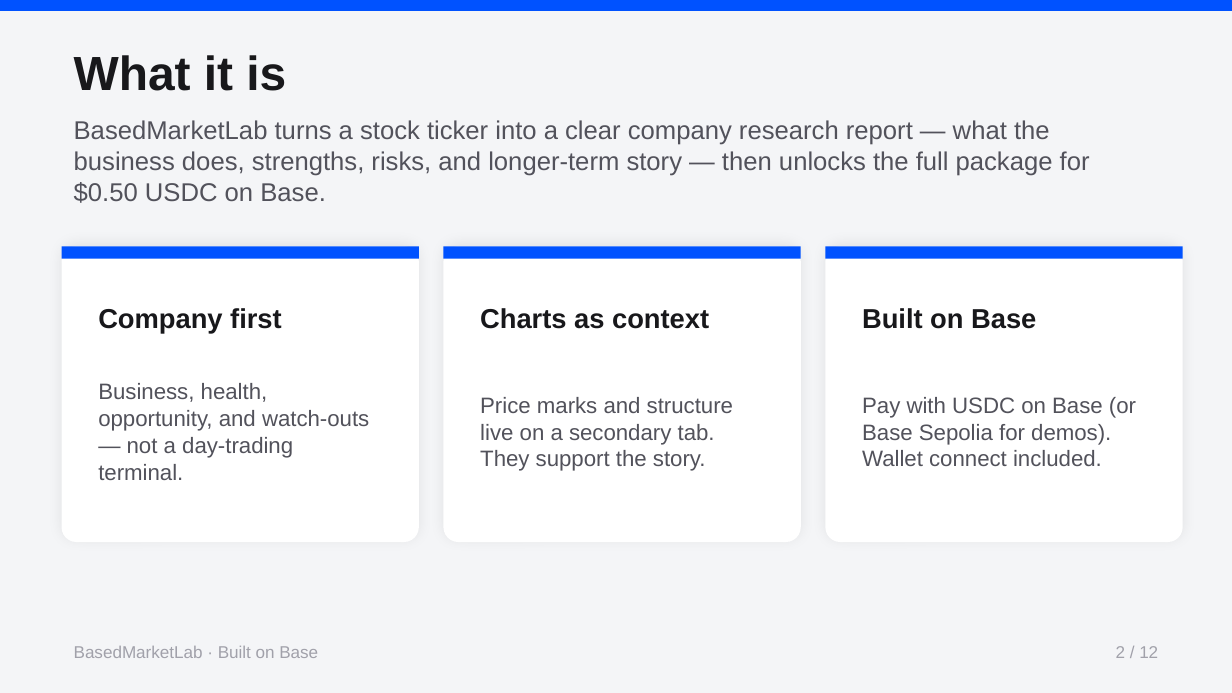
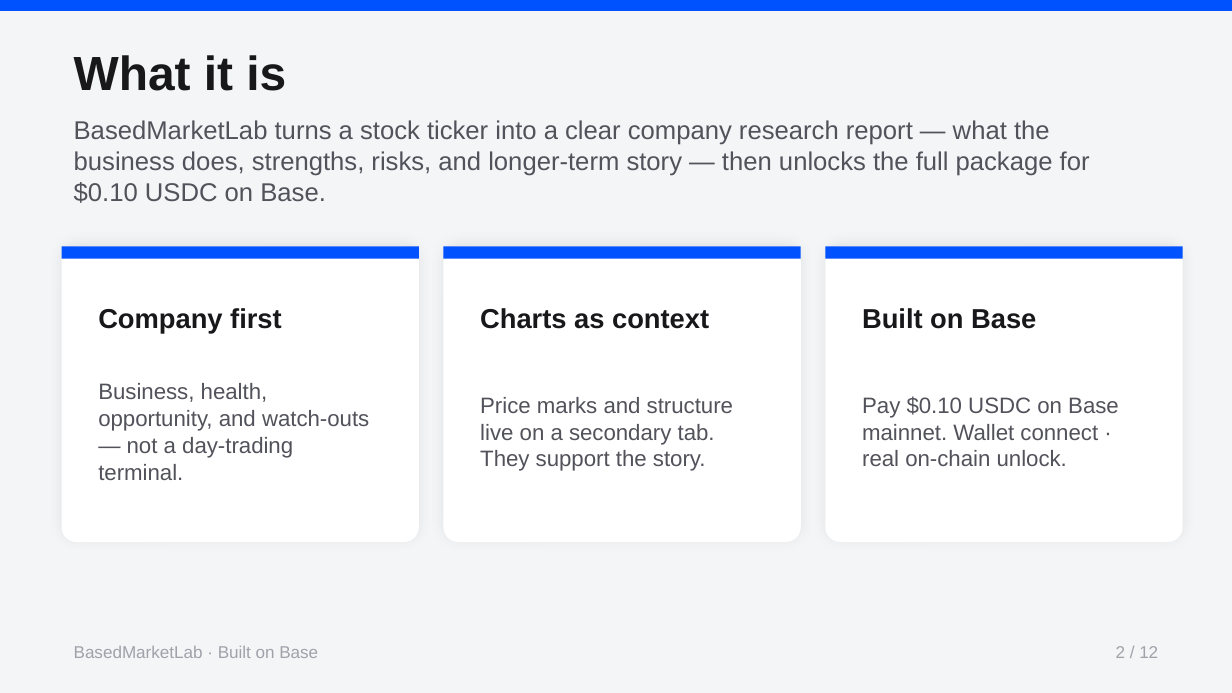
Before and after one commit to ikwo2x-ui/BasedCenter-site, a slide deck: slide 2 of presentations/BasedMarketLab-How-It-Works.pptx. Drawn at 1232x693 pixels with LibreOffice and Linux fonts; fonts in the diff are those of the drawing. Boxes give left, top, right and bottom in pixels: in the first picture for what was removed or moved away, otherwise in the second. Text is boxed around its words. In the diff, an @@ line names an element or a change of style, - is before the commit and + after.

Commit message:
Update BasedMarketLab presentation for Base mainnet.
Refresh how-it-works PDF/PPTX for $0.10 USDC on Base mainnet, one chart, no testnet free unlock. Keep site presentations-only; product remains closed source.

```diff
--- a/presentations/BasedMarketLab-How-It-Works.pptx
+++ b/presentations/BasedMarketLab-How-It-Works.pptx
@@ text at [74, 120, 1090, 203]: text changed @@
-BasedMarketLab turns a stock ticker into a clear company research report — what the business does, strengths, risks, and longer-term story — then unlocks the full package for $0.50 USDC on Base.
+BasedMarketLab turns a stock ticker into a clear company research report — what the business does, strengths, risks, and longer-term story — then unlocks the full package for $0.10 USDC on Base.
@@ text at [862, 396, 1119, 466]: text changed @@
-Pay with USDC on Base (or Base Sepolia for demos). Wallet connect included.
+Pay $0.10 USDC on Base mainnet. Wallet connect · real on-chain unlock.
```
Also in this commit, not shown: 9 other slides changed, 4 other files.
